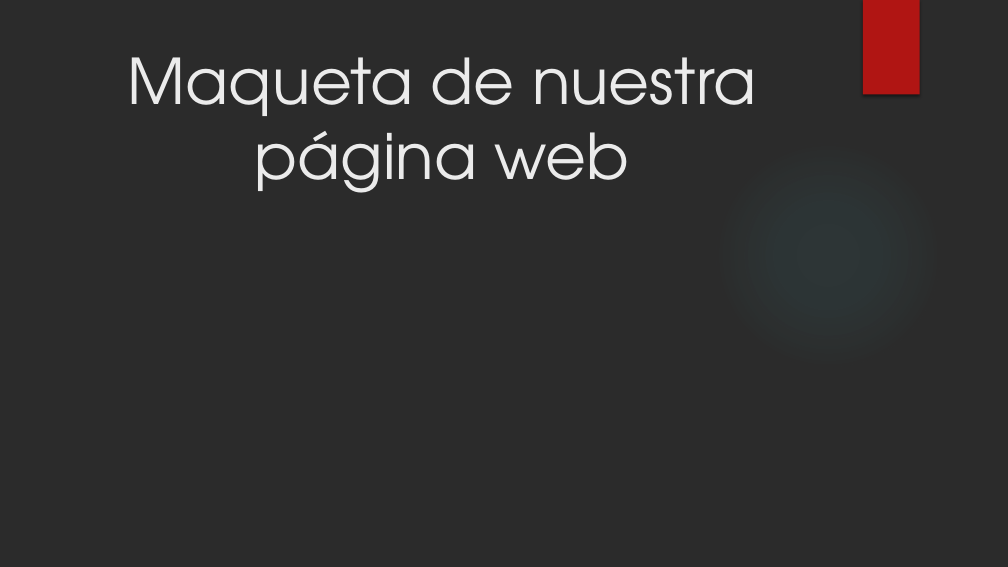
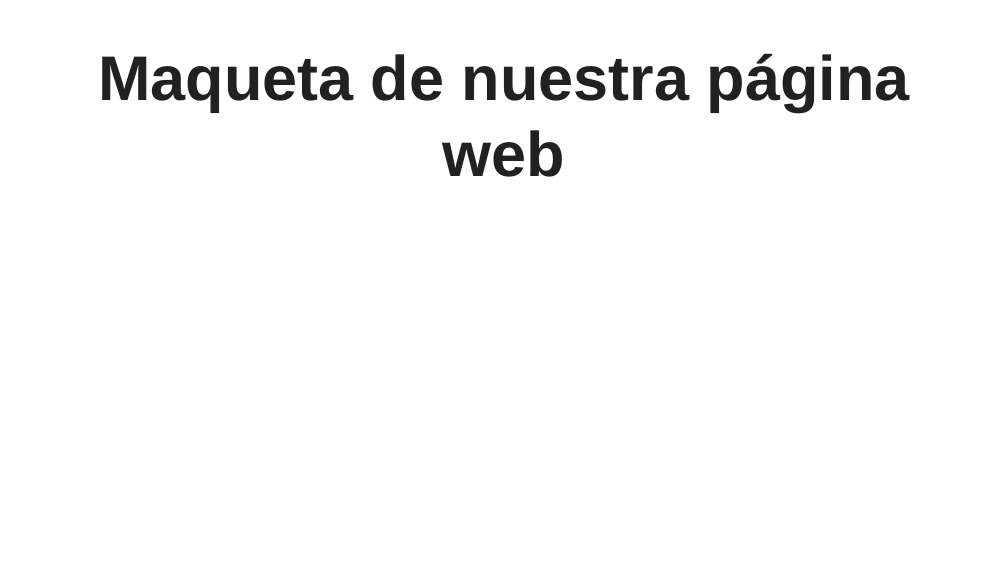
Before and after one commit to ValentinaB13/Proyecto, a slide deck: slide 30 of Guard Dogs Proyecto.pptx (slide 24 before the commit). Drawn at 1008x567 pixels with LibreOffice and Linux fonts; fonts in the diff are those of the drawing; background and template pictures are left out; a plain dark background stands for a picture behind light text. Boxes give left, top, right and bottom in pixels: in the first picture for what was removed or moved away, otherwise in the second. Text is boxed around its words. In the diff, an @@ line names an element or a change of style, - is before the commit and + after.

```diff
--- a/Guard Dogs Proyecto.pptx
+++ b/Guard Dogs Proyecto.pptx
@@ background picture (left out) to #FFFFFF @@
@@ rectangle removed at box(863, 0, 920, 95) @@
@@ title "Maqueta de nuestra página web": place and size @@
-title "Maqueta de nuestra página web" at box(128, 57, 756, 193)
+title "Maqueta de nuestra página web" at box(98, 53, 910, 177)
@@ title "Maqueta de nuestra página web" at box(98, 53, 910, 177): font TeX Gyre Adventor to Arial, text colour #EBEBEB to #212121, bold on @@
@@ ellipse removed at box(712, 138, 944, 371) @@
```
Also in this commit, not shown: 17 other slides changed, 13 slides added, 7 slides removed.
